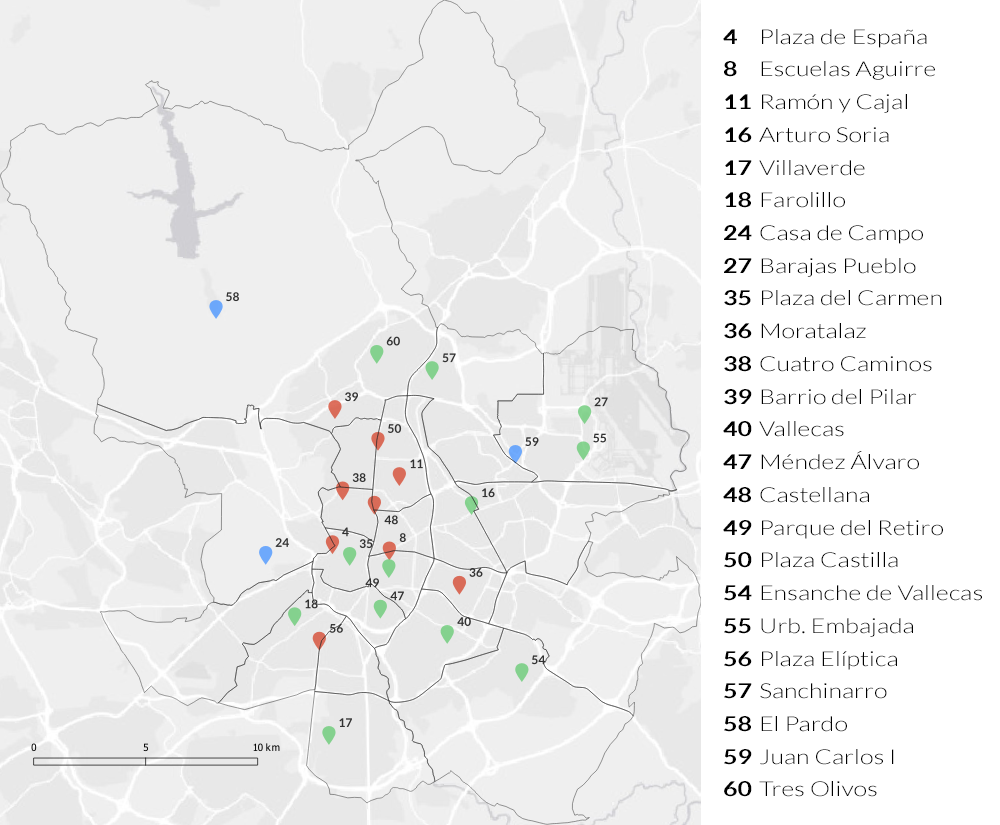
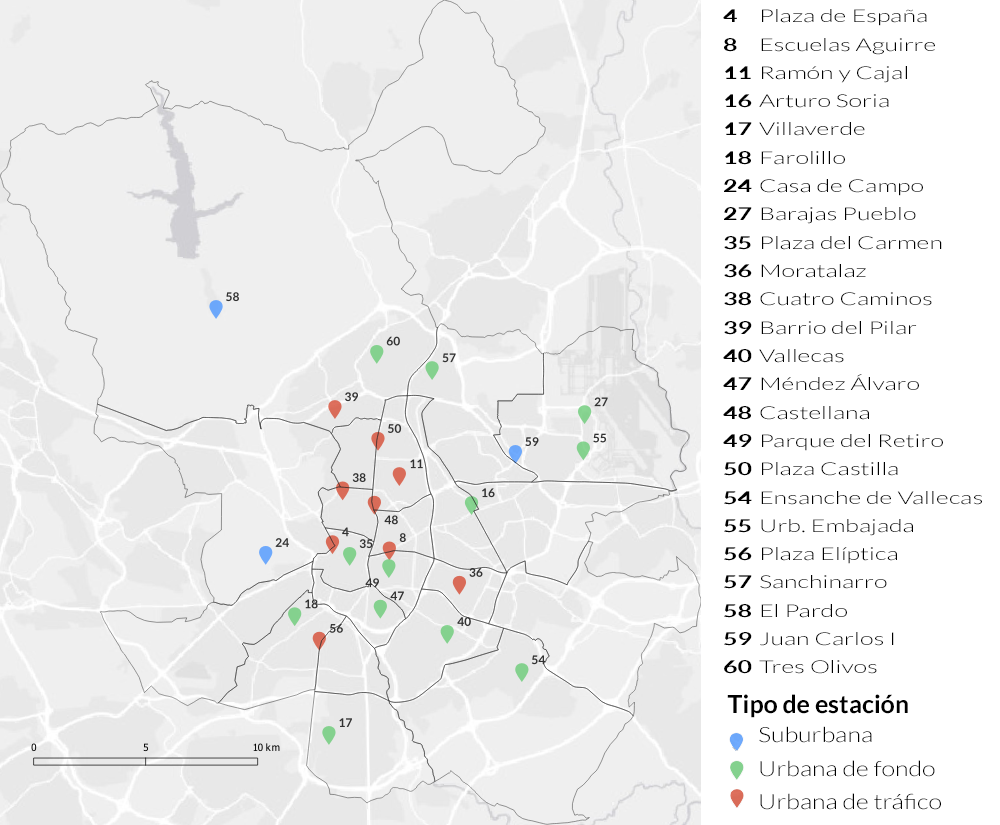
Layered file, before and after one edit (1000×825). Changes by layer:
added layer "Tipo de estación" above "4 Plaza de España 8 Escuelas Aguirre 11 Ramón y Cajal 16 Arturo" over [727,694,908,718]
painted on "4 Plaza de España 8 Escuelas Aguirre 11 Ramón y Cajal 16 Arturo" over [723,9,982,797]
added layer "Suburbana Urbana de fondo Urbana de tráfico" above "Layer 1" over [759,726,941,810]
added layer "Layer 1" above "Layer 2" over [730,760,744,780]
added layer "Layer 2" above "Layer 3" over [730,789,744,808]
added layer "Layer 3" above "Layer 0" over [729,732,744,751]
